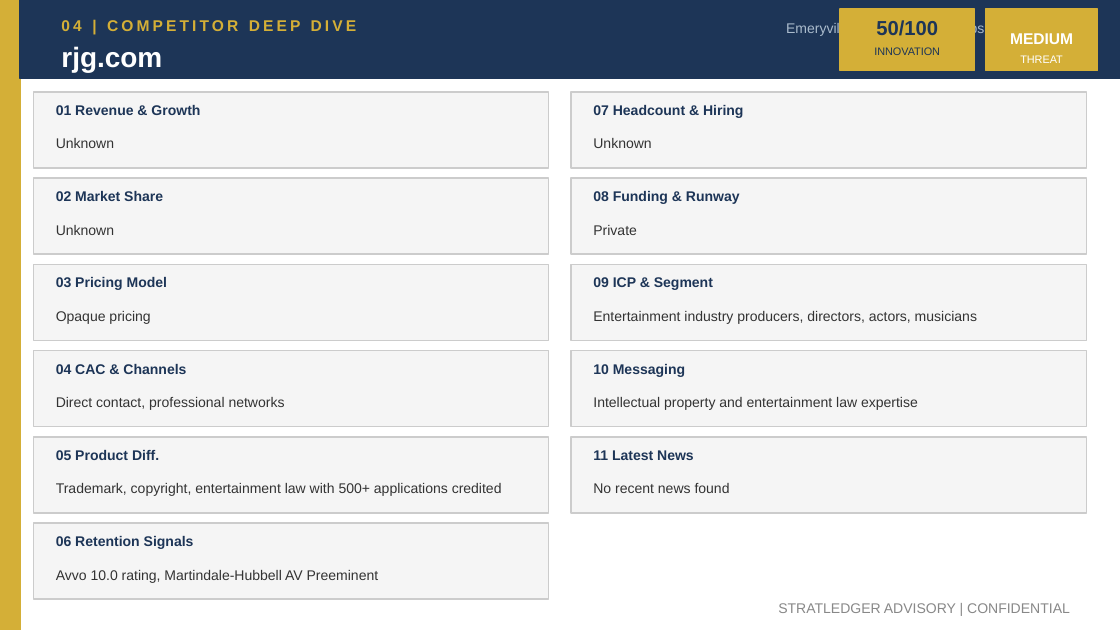
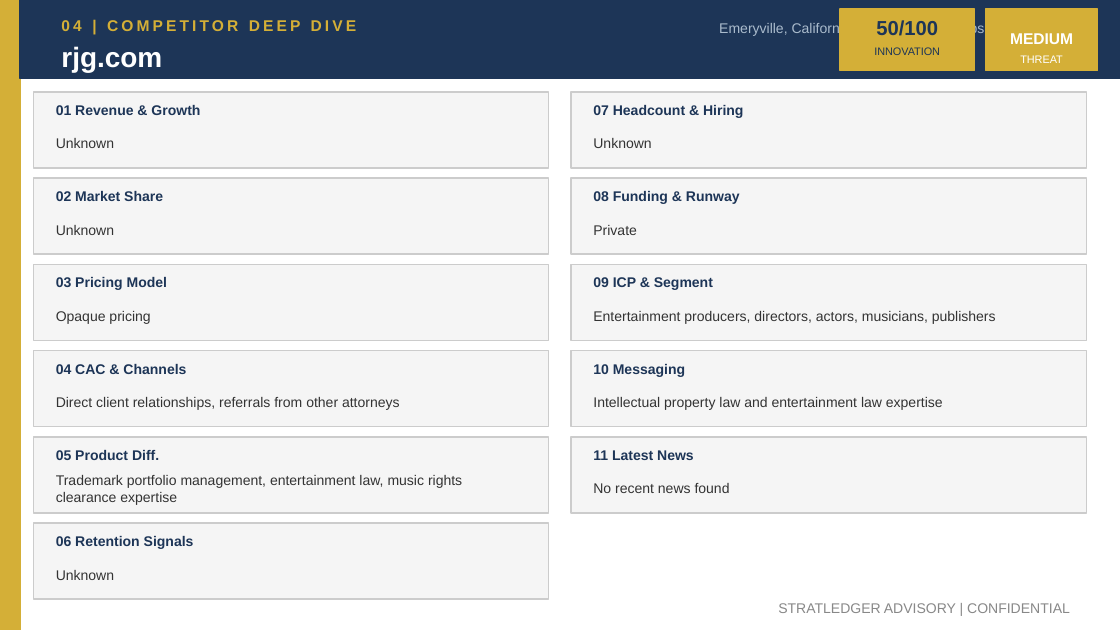
Before and after one commit to apexmakeshop-dot/droplet-commands, a slide deck: slide 6 of mesh_bioplastics_CI_Report.pptx. Drawn at 1120x630 pixels with LibreOffice and Linux fonts; fonts in the diff are those of the drawing. Boxes give left, top, right and bottom in pixels: in the first picture for what was removed or moved away, otherwise in the second. Text is boxed around its words. In the diff, an @@ line names an element or a change of style, - is before the commit and + after.

```diff
--- a/mesh_bioplastics_CI_Report.pptx
+++ b/mesh_bioplastics_CI_Report.pptx
@@ text at bbox=[719, 21, 1075, 36]: text changed @@
-Emeryville, United States | https://www.rjg.com
+Emeryville, California, United States | https://www.rjg.com
@@ text at bbox=[593, 311, 996, 324]: text changed @@
-Entertainment industry producers, directors, actors, musicians
+Entertainment producers, directors, actors, musicians, publishers
@@ text at bbox=[56, 397, 400, 410]: text changed @@
-Direct contact, professional networks
+Direct client relationships, referrals from other attorneys
@@ text at bbox=[593, 397, 943, 410]: text changed @@
-Intellectual property and entertainment law expertise
+Intellectual property law and entertainment law expertise
@@ text at bbox=[56, 475, 462, 505]: text changed @@
-Trademark, copyright, entertainment law with 500+ applications credited
+Trademark portfolio management, entertainment law, music rights clearance expertise
@@ text at bbox=[56, 570, 114, 580]: text changed @@
-Avvo 10.0 rating, Martindale-Hubbell AV Preeminent
+Unknown
```
Also in this commit, not shown: 4 other slides changed.
